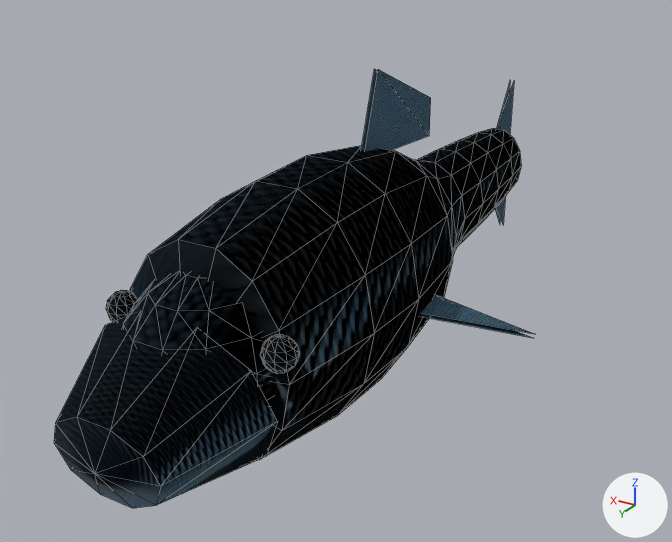
The glTF model godot-client/assets/actors/native/creatures/deepplate_coelacanth.glb, before and after one commit.
The view is the same before and after, from a 50 mm camera at (-1.06, 1.973, 1.198) aimed at (0.053, 0.118, 0.27). Lighting does not change. The marker at lower right points along +X, +Y and +Z. The picture after the commit comes second. Mesh edges are drawn as thin lines. Vertices at exactly the same position are counted once.

Names of what the first picture shows: 'Deepplate Coelacanth'.
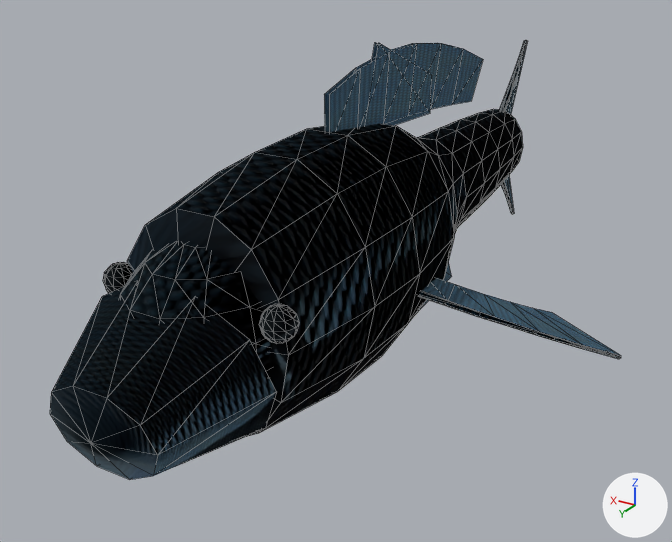
What differs and where, as boxes [x1, y1, x2, y2] in the pictures (672 x 542 px; the box of a moved part takes in the faces that stretch with it):
'Deepplate Coelacanth', reshaped (19% wider)
    before: [54, 69, 534, 508]
    after: [50, 40, 621, 480]
part 1 of me_deepplate_coelacanth, moved or reshaped
    before: [130, 128, 521, 460]
    after: [127, 109, 523, 437]
part 2 of me_deepplate_coelacanth, moved or reshaped
    before: [123, 273, 272, 405]
    after: [120, 242, 271, 376]
part 3 of me_deepplate_coelacanth, moved or reshaped
    before: [54, 316, 277, 508]
    after: [50, 286, 277, 480]
part 4 of me_deepplate_coelacanth, moved or reshaped
    before: [365, 69, 431, 151]
    after: [376, 43, 430, 125]
part 5 of me_deepplate_coelacanth, moved or reshaped (mostly hidden afterwards)
    before: [361, 69, 378, 151]
    after: [372, 42, 378, 61]
part 6 of me_deepplate_coelacanth, rebuilt
    before: [422, 295, 534, 334]
    after: [419, 290, 621, 358]
part 7 of me_deepplate_coelacanth, rebuilt
    before: [495, 83, 510, 224]
    after: [504, 42, 527, 213]
part 8 of me_deepplate_coelacanth, rebuilt (53% wider, 22% taller)
    before: [496, 82, 514, 224]
    after: [499, 40, 527, 214]
part 9 of me_deepplate_coelacanth, added
    after: [324, 43, 425, 131]
part 10 of me_deepplate_coelacanth, added (blue)
    after: [329, 43, 483, 132]
part 11 of me_deepplate_coelacanth, moved or reshaped
    before: [106, 290, 299, 374]
    after: [103, 262, 299, 344]
part 12 of me_deepplate_coelacanth, built on
    before: [421, 313, 532, 338]
    after: [419, 262, 620, 359]

Diff of the bpy script that builds the scene:
```diff
--- a/godot-client/assets/actors/native/creatures/deepplate_coelacanth.glb.py
+++ b/godot-client/assets/actors/native/creatures/deepplate_coelacanth.glb.py
@@ me_deepplate_coelacanth @@
 # used by ob_deepplate_coelacanth; location = (0.0, 0.0, 0.0)
-me_deepplate_coelacanth.from_pydata(...)  # 418 vertices, 762 faces; spans x -0.46..0.46, y -0.9..1.03, z 0.02..0.77
+me_deepplate_coelacanth.from_pydata(...)  # 602 vertices, 1012 faces; spans x -0.63..0.63, y -1.0..1.03, z 0.0..0.83
+# me_deepplate_coelacanth part 1: the loose piece of 142 vertices spanning x -0.24..0.24, y -0.83..0.77, z 0.02..0.6 is moved by (0.0, 0.0, 0.06)
+# me_deepplate_coelacanth part 2: the loose piece of 121 vertices spanning x -0.18..0.18, y 0.4..0.9, z 0.12..0.51 is moved by (0.0, 0.0, 0.06)
+# me_deepplate_coelacanth part 3: the loose piece of 21 vertices spanning x -0.22..0.22, y 0.75..1.03, z 0.11..0.44 is moved by (0.0, 0.0, 0.06)
+# me_deepplate_coelacanth part 4: the loose piece of 4 vertices spanning x -0.01, y -0.28..0.09, z 0.54..0.77 is moved by (0.0, 0.0, 0.06)
+# me_deepplate_coelacanth part 5: the loose piece of 4 vertices spanning x 0.01, y -0.28..0.09, z 0.54..0.77 is moved by (0.0, 0.0, 0.06)
+# me_deepplate_coelacanth part 6: the loose piece of 4 vertices spanning x -0.46..-0.18, y -0.03..0.22, z 0.15..0.26 is rebuilt with 18 vertices and now spans x -0.63..-0.17, y -0.07..0.23, z 0.13..0.33
+# me_deepplate_coelacanth part 7: the loose piece of 3 vertices spanning x -0.01..0.01, y -0.9..-0.69, z 0.08..0.58 is rebuilt with 32 vertices and now spans x -0.01..0.01, y -1.0..-0.69, z 0.09..0.69
+# me_deepplate_coelacanth part 8: the loose piece of 3 vertices spanning x -0.01..0.01, y -0.9..-0.69, z 0.08..0.58 is rebuilt with 42 vertices and now spans x -0.01..0.01, y -1.0..-0.69, z 0.09..0.69
+# me_deepplate_coelacanth part 9: a new loose piece of 14 vertices spanning x 0.01, y -0.63..0.25, z 0.58..0.8, in mat_deepplate_coelacanth_underside
+# me_deepplate_coelacanth part 10: a new loose piece of 14 vertices spanning x -0.01, y -0.63..0.25, z 0.58..0.8, in mat_deepplate_coelacanth_underside
+# me_deepplate_coelacanth part 11: 84 vertices removed from x -0.23..0.23, y 0.69..0.76, z 0.35..0.42; 84 vertices added at x -0.23..0.23, y 0.69..0.76, z 0.41..0.48
+# me_deepplate_coelacanth part 12: 8 vertices removed from x -0.46..0.46, y -0.03..0.22, z 0.15..0.26; 68 vertices added at x -0.63..0.63, y -0.48..0.22, z 0.0..0.33
+# other edits to the shape of me_deepplate_coelacanth do not show in these pictures
 me_deepplate_coelacanth.materials.append(mat_deepplate_coelacanth_hide)
```
